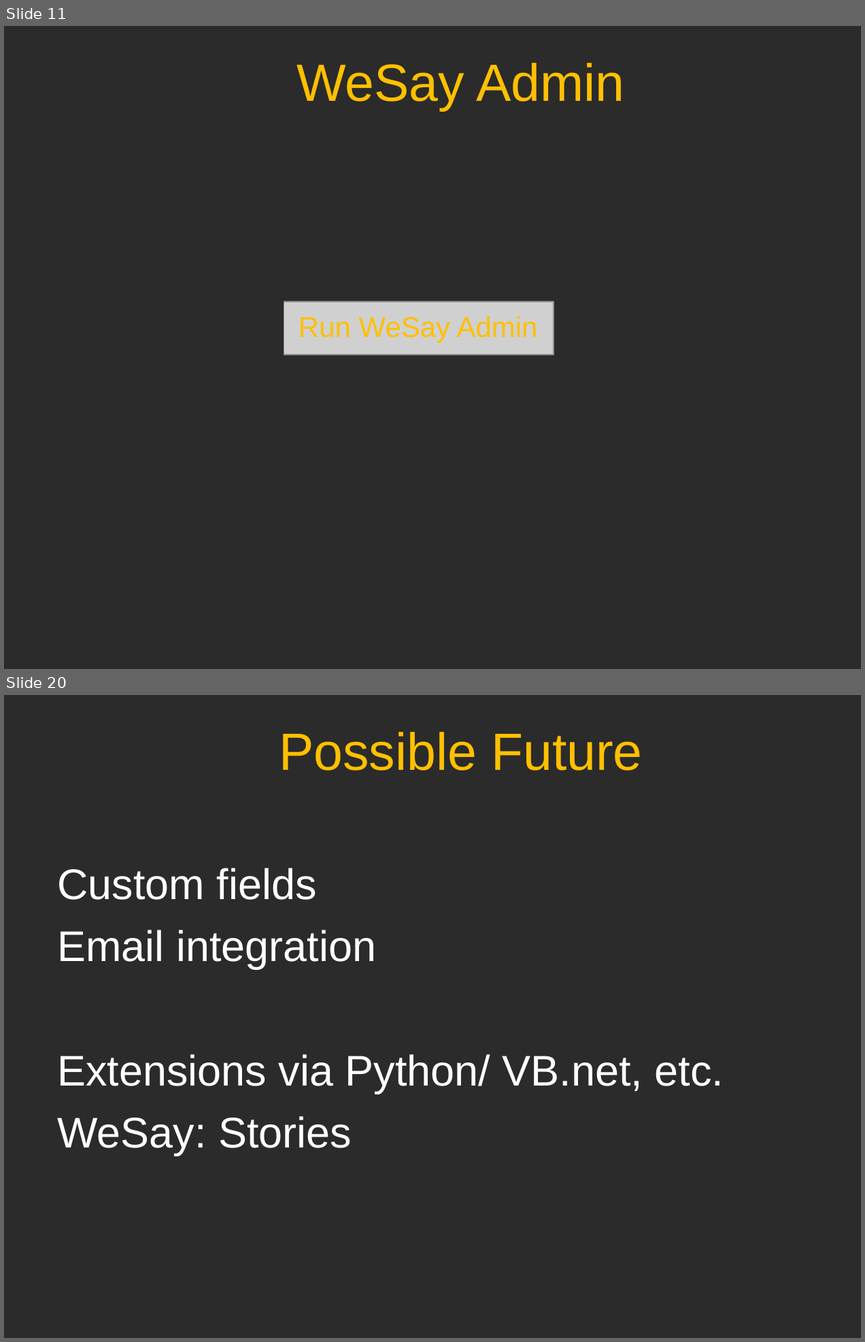
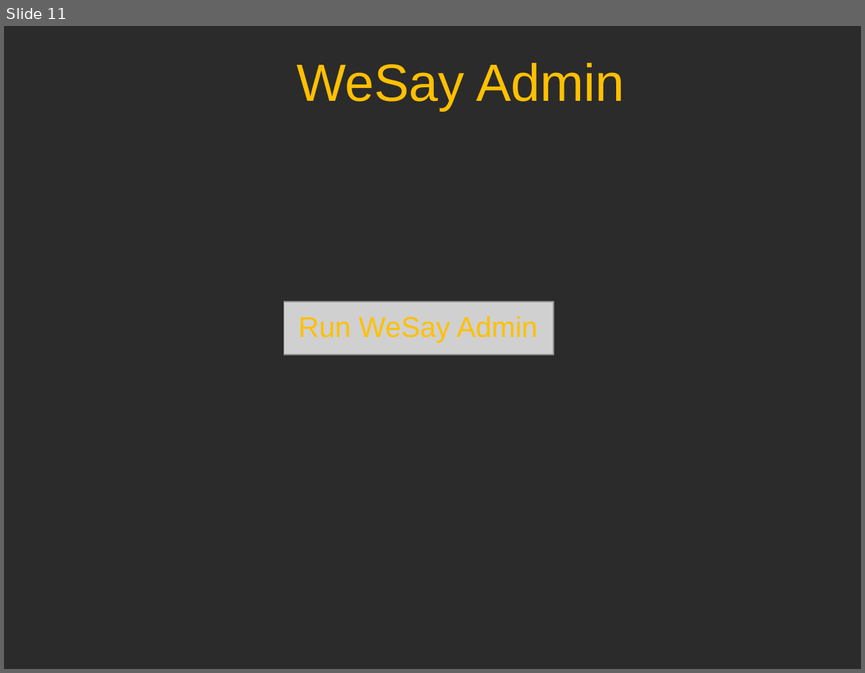
Before and after one commit to sillsdev/wesay, a slide deck: Presentations/CTC2006/V1.ppt. Shown one above the other, each under a label of ours: slides 11 and 20 before the commit, slide 11 after it; the slides between them are not shown. The pictures are 865x1342 and 865x673 pixels, drawn with LibreOffice and Linux fonts; fonts in the diff are those of the drawing; grey boxes stand for pictures; background and template pictures are left out; a plain dark background stands for a picture behind light text. Boxes give left, top, right and bottom in pixels: in the first picture for what was removed or moved away, otherwise in the second. Text is boxed around its words. In the diff, an @@ line names an element or a change of style, - is before the commit and + after.

```diff
--- a/Presentations/CTC2006/V1.ppt
+++ b/Presentations/CTC2006/V1.ppt
@@ slide 20 removed at (x1=4, y1=695, x2=861, y2=1338), background picture (left out) @@
@@ title removed at (x1=279, y1=732, x2=642, y2=770) @@
-Possible Future
@@ text removed at (x1=57, y1=868, x2=723, y2=1155) @@
-  Custom fields
-  Email integration
-  Extensions via Python/ VB.net, etc.
-  WeSay: Stories
```
Also in this commit, not shown: 4 slides changed, 7 slides added, 8 other slides removed, 3 other files.
